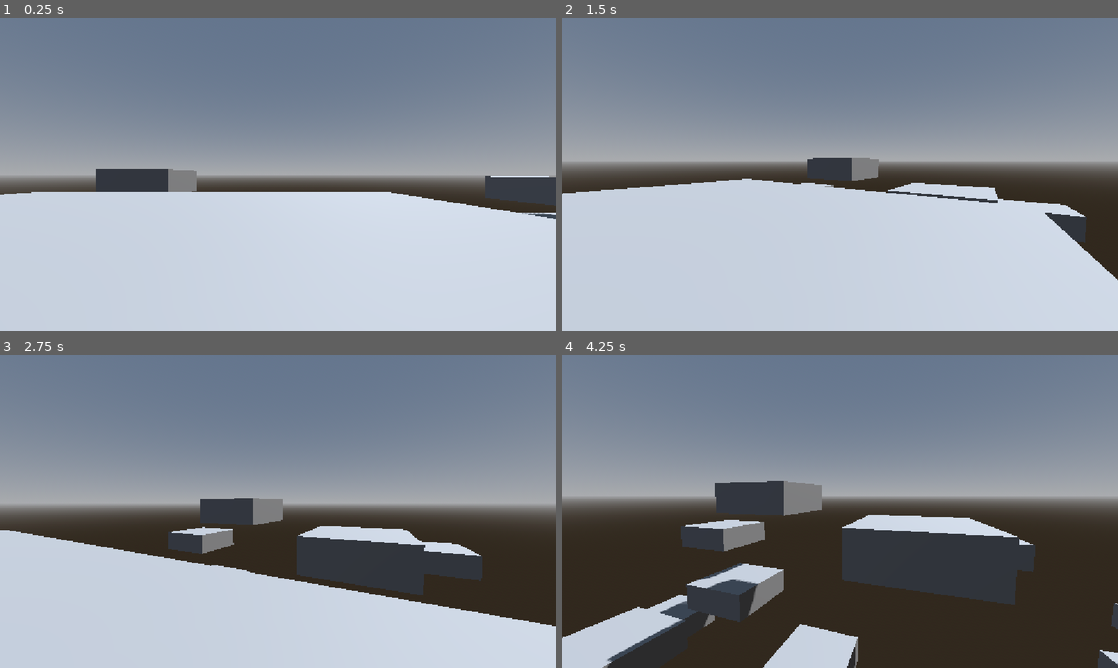
Above: before the commit, frames 1-4 (two rows, left to right).
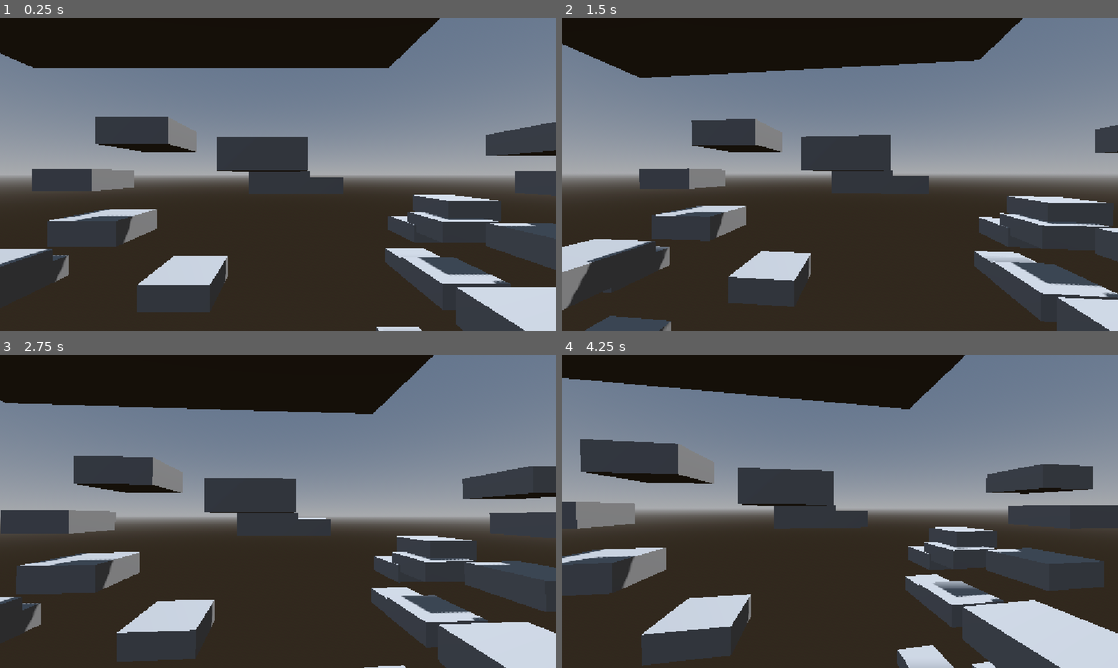
Above: after the commit, the same moments.

Repository: MarioSuper999/Godot_Dih_Mah_Tih
Game: Godot game, scene res://scenes/game.tscn
Two runs of this game, one before a commit and one after it. Both use one fixed random seed, a clock stepped at 60 frames per second and the inputs below.
Inputs (mouse positions are in pixels of both pictures, inside the frame that each line leads up to):
- Up to frame 1 (0.25 s): no input
- Up to frame 2 (1.5 s): tap Enter (ui_accept) at 0.5 s; move the mouse to (962, 158) at 0.52 s; hold D (input_right) 0.53-1.28 s; tap Shift (input_sprint) at 0.6 s; click (962, 158) at 0.67 s; tap Space (input_jump) at 0.77, 0.8, 1.07, 1.35 s; move the mouse to (812, 174) at 1.27 s; hold W (input_forward) from 1.28 s (still down); click (812, 174) at 1.42 s
- Up to frame 3 (2.75 s): keep holding W (input_forward); tap Space (input_jump) at 1.52, 1.82, 2.3 s; tap Shift (input_sprint) at 1.55, 2.1 s; move the mouse to (289, 505) at 2.02 s; click (289, 505) at 2.17 s
- Up to frame 4 (4.25 s): keep holding W (input_forward); move the mouse to (834, 517) at 2.77 s; tap Shift (input_sprint) at 2.85 s; click (834, 517) at 2.92 s; tap Space (input_jump) at 3.02, 3.32, 3.6, 3.77, 4.07 s; move the mouse to (878, 514) at 3.52 s; click (878, 514) at 3.67 s; tap Escape at 4.15 s

The runs differ from the first frame. In frame 1, 59% of the frame differs, in the area x 0-100%, y 0-100%; in frame 2, 64%; in frame 3, 56%; in frame 4, 44%.

Commit message:
CAMERA woohoo!

Diff:
--- /dev/null
+++ b/scenes/Player-Character.tscn
@@ -0,0 +1,24 @@
+[gd_scene format=3 uid="uid://cau53ipnrku4w"]
+
+[ext_resource type="Script" uid="uid://cy2kj28k4vi8f" path="res://scripts/Camera.gd" id="1_5sgbv"]
+
+[sub_resource type="CapsuleMesh" id="CapsuleMesh_44hwa"]
+
+[sub_resource type="BoxShape3D" id="BoxShape3D_hijj4"]
+
+[node name="Node3D" type="CharacterBody3D" unique_id=1196026899]
+script = ExtResource("1_5sgbv")
+
+[node name="MeshInstance3D" type="MeshInstance3D" parent="." unique_id=1131074661]
+transform = Transform3D(1, 0, 0, 0, 1, 0, 0, 0, 1, 0, 1, 0)
+mesh = SubResource("CapsuleMesh_44hwa")
+
+[node name="Collider" type="CollisionShape3D" parent="." unique_id=423408921]
+transform = Transform3D(1, 0, 0, 0, 1, 0, 0, 0, 1, 0, 1, 0)
+shape = SubResource("BoxShape3D_hijj4")
+
+[node name="Head" type="Node3D" parent="." unique_id=145782819]
+transform = Transform3D(1, 0, 0, 0, 1, 0, 0, 0, 1, 0, 1.500416, 0)
+
+[node name="Camera3D" type="Camera3D" parent="Head" unique_id=359767302]
+current = true
--- a/scenes/game.tscn
+++ b/scenes/game.tscn
@@ -1,6 +1,6 @@
 [gd_scene format=3 uid="uid://c5hkbw7v06nu8"]
 
-[ext_resource type="PackedScene" uid="uid://d2xrw5swb5xo0" path="res://scenes/player.tscn" id="1_uwrxv"]
+[ext_resource type="PackedScene" uid="uid://cau53ipnrku4w" path="res://scenes/Player-Character.tscn" id="2_yqjtg"]
 [ext_resource type="Script" uid="uid://bamyao7j7la52" path="res://scripts/procedural-generation.gd" id="3_lnu2h"]
 
 [sub_resource type="ProceduralSkyMaterial" id="ProceduralSkyMaterial_uwrxv"]
@@ -24,10 +24,8 @@
 transform = Transform3D(-0.8660254, -0.43301278, 0.25, 0, 0.49999997, 0.86602545, -0.50000006, 0.75, -0.43301266, 0, 0, 0)
 shadow_enabled = true
 
-[node name="Player" parent="." unique_id=230931713 instance=ExtResource("1_uwrxv")]
-transform = Transform3D(1, 0, 0, 0, 1, 0, 0, 0, 1, 0.2070694, 16.261408, 0.044442654)
-can_sprint = true
-can_freefly = true
-
 [node name="Rooms" type="Node3D" parent="." unique_id=88311267]
 script = ExtResource("3_lnu2h")
+
+[node name="Node3D" parent="." unique_id=1196026899 instance=ExtResource("2_yqjtg")]
+transform = Transform3D(1, 0, 0, 0, 1, 0, 0, 0, 1, 0.23332262, 1.9766798, -0.18941355)
--- /dev/null
+++ b/scripts/Camera.gd
@@ -0,0 +1,67 @@
+extends CharacterBody3D
+
+
+@export var can_move : bool = true
+@export var can_jump : bool = true
+@export var flashlight_on : bool = true
+@export var can_lerp : bool = true
+@export_group("Speeds")
+@export var mouse_sensitivity := 0.002
+@export var smooth_speed := 17.5
+@export var base_speed : float = 7.0
+@export var jump_velocity : float = 4.5
+@export var sprint_speed : float = 10.0
+@export_group("Input Actions")
+@export var input_left : String = "input_left"
+@export var input_right : String = "input_right"
+@export var input_forward : String = "input_forward"
+@export var input_back : String = "input_backward"
+@export var input_jump : String = "input_jump"
+@export var input_sprint : String = "input_sprint"
+
+var mouse_captured : bool = true
+var look_rotation : Vector2
+var deltaTime: float = 0
+var target_rotation := Vector2.ZERO
+var smooth_rotation := Vector2.ZERO
+var weight : float = 1
+
+@onready var head: Node3D = $Head
+@onready var collider: CollisionShape3D = $Collider
+
+
+func _ready() -> void:
+	look_rotation.y = rotation.y
+	look_rotation.x = head.rotation.x
+
+func _unhandled_input(event: InputEvent) -> void:
+	if Input.is_mouse_button_pressed(MOUSE_BUTTON_LEFT):
+		capture_mouse()
+	if Input.is_key_pressed(KEY_ESCAPE):
+		release_mouse()
+	if event is InputEventMouseMotion and mouse_captured:
+		target_rotation.y -= event.relative.x * mouse_sensitivity
+		target_rotation.x -= event.relative.y * mouse_sensitivity
+		target_rotation.x = clamp(target_rotation.x,deg_to_rad(-85),deg_to_rad(85))
+
+func _physics_process(delta: float) -> void:
+	deltaTime = delta
+	if not is_on_floor():
+		velocity += get_gravity() * delta
+
+func _process(delta: float) -> void:
+	if can_lerp:
+		weight = 1 - exp(-smooth_speed * delta)
+	smooth_rotation.x = lerp_angle(smooth_rotation.x,target_rotation.x,weight)
+	smooth_rotation.y = lerp_angle(smooth_rotation.y,target_rotation.y,weight)
+	transform.basis = Basis()
+	rotate_y(smooth_rotation.y)
+	head.transform.basis = Basis()
+	head.rotate_x(smooth_rotation.x)
+
+func capture_mouse():
+	Input.set_mouse_mode(Input.MOUSE_MODE_CAPTURED)
+	mouse_captured = true
+func release_mouse():
+	Input.set_mouse_mode(Input.MOUSE_MODE_VISIBLE)
+	mouse_captured = false
Not shown, added: scripts/Camera.gd.uid
